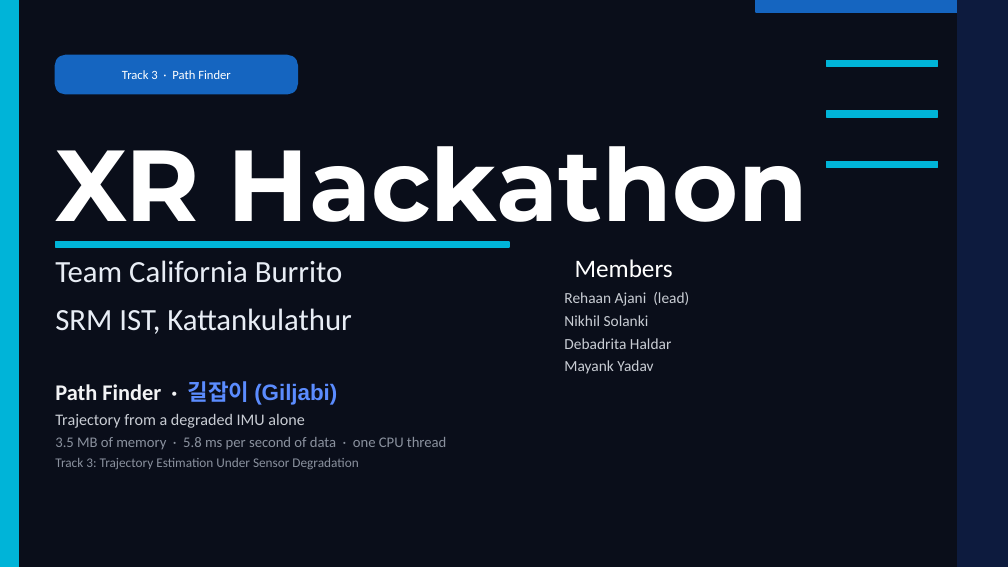
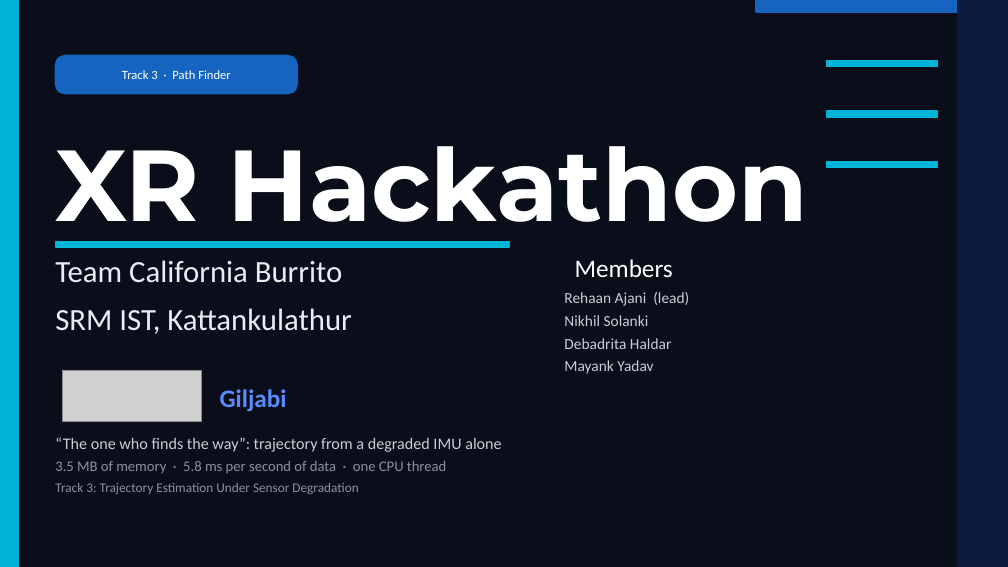
Before and after one commit to rehaanajani/pathfinder-xr, a slide deck: slide 1 of deck/SRMIST_CaliforniaBurrito.pptx. Drawn at 1008x567 pixels with LibreOffice and Linux fonts; fonts in the diff are those of the drawing; grey boxes stand for pictures. Boxes give left, top, right and bottom in pixels: in the first picture for what was removed or moved away, otherwise in the second. Text is boxed around its words. In the diff, an @@ line names an element or a change of style, - is before the commit and + after.

Commit message:
Made 길잡이 (Giljabi) the deck's title name, drawn as an image so it shows without a Korean font

```diff
--- a/deck/SRMIST_CaliforniaBurrito.pptx
+++ b/deck/SRMIST_CaliforniaBurrito.pptx
@@ picture added at [62, 371, 202, 421] @@
@@ text added at [220, 389, 287, 412], 18 pt, text #5B8CFF, bold @@
+Giljabi
@@ text at [55, 437, 501, 452]: text changed @@
-Path Finder · 길잡이 (Giljabi)
-Trajectory from a degraded IMU alone
+“The one who finds the way”: trajectory from a degraded IMU alone
@@ text "“The one who finds the ...": place and size @@
-text "“The one who finds the ..." at [55, 381, 446, 469]
+text "“The one who finds the ..." at [55, 437, 501, 494]
```
Also in this commit, not shown: 4 other slides changed, 2 other files.
